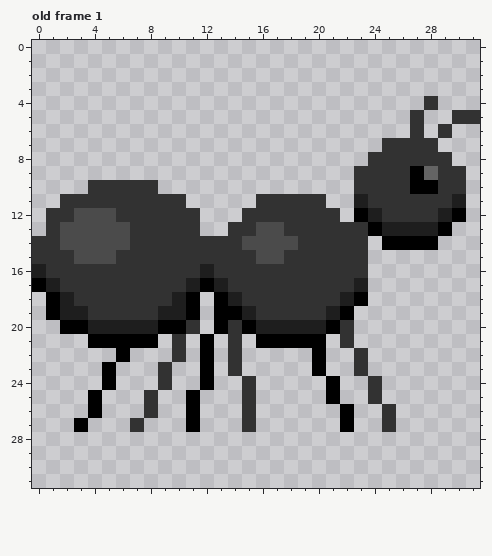
Edited in one commit: pixel-art file (assets/images/aseprites/fourmi_noire.aseprite). The first picture shows the starting point.
32x32 pixels, 1 frame. Shown: old frame 1. The commit also changed other frames, which this record leaves out.
After the commit:
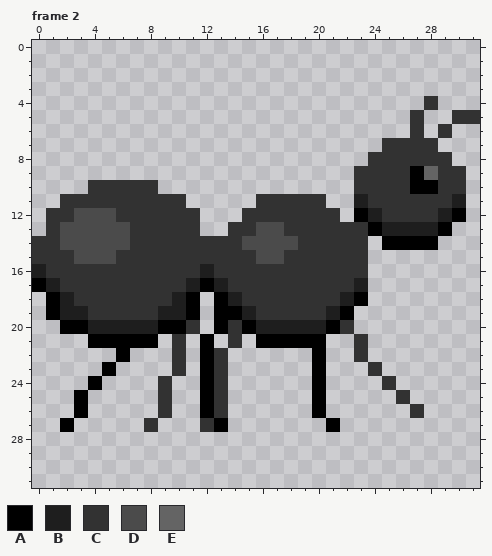
Palette (. is transparent): A #000000  B #1e1e1e  C #323232  D #4b4b4b  E #646464
A new or re-ordered frame is compared with the old frame closest to it.
Difference:
frames 1 -> 8
Frame 2 is new; against old frame 1:
The edit adds colour A in row 24 at x 4 and 20; in rows 25 to 26 at x 3, 12 and 20; in row 27 at x 2, 13 and 21.
The edit adds colour C in row 21 at x 23; in row 22 at x 13; in row 23 at x 10, 13 and 24; in row 24 at x 13 and 25; in row 25 at x 9, 13 and 26; in row 26 at x 9, 13 and 27.
The edit adds colour C in row 27 at x 8 and 12.
Colour A is gone in row 24 at x 5 and 21; in row 25 at x 4, 11 and 21; in row 26 at x 4, 11 and 22; in row 27 at x 3, 11 and 22.
Colour C is gone in row 21 at x 22; in row 22 at x 14; in row 23 at x 9, 14 and 23; in row 24 at x 15 and 24; in row 25 at x 8, 15 and 24; in row 26 at x 8, 15 and 25.
Colour C is gone in row 27 at x 7, 15 and 25.
